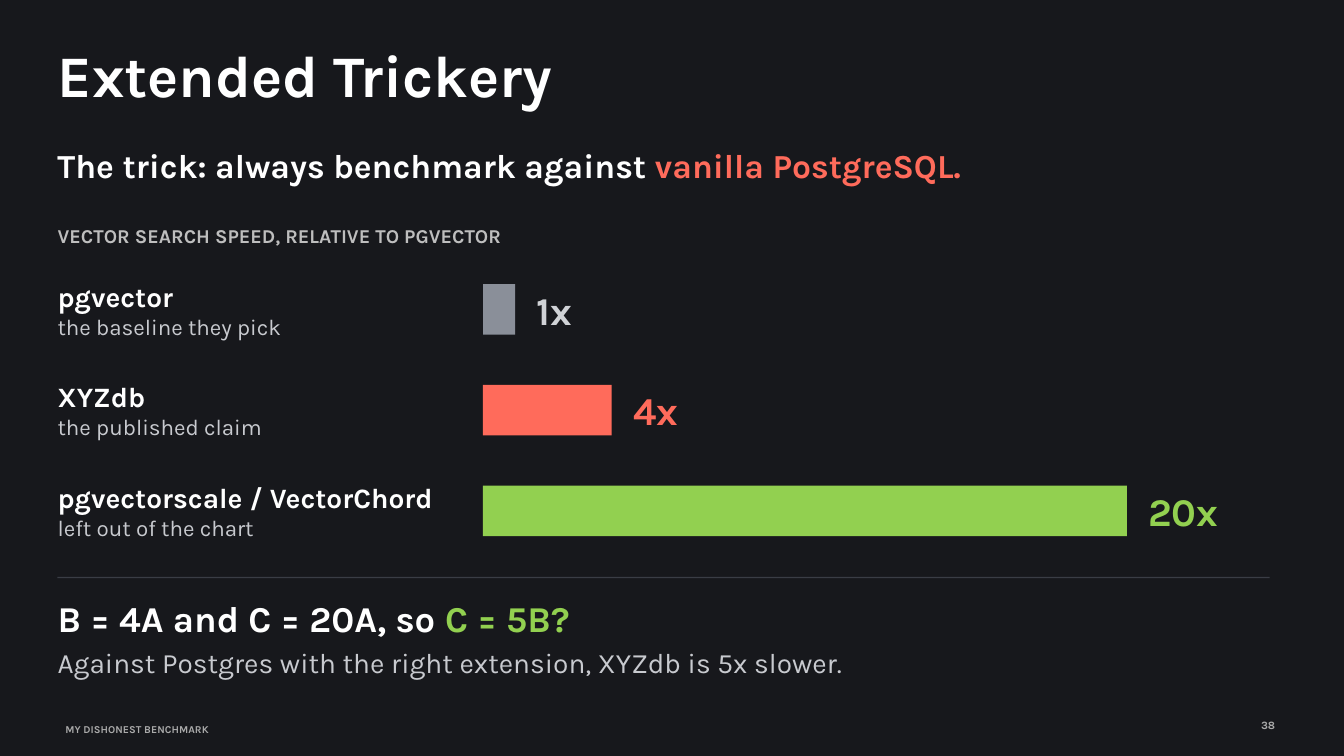
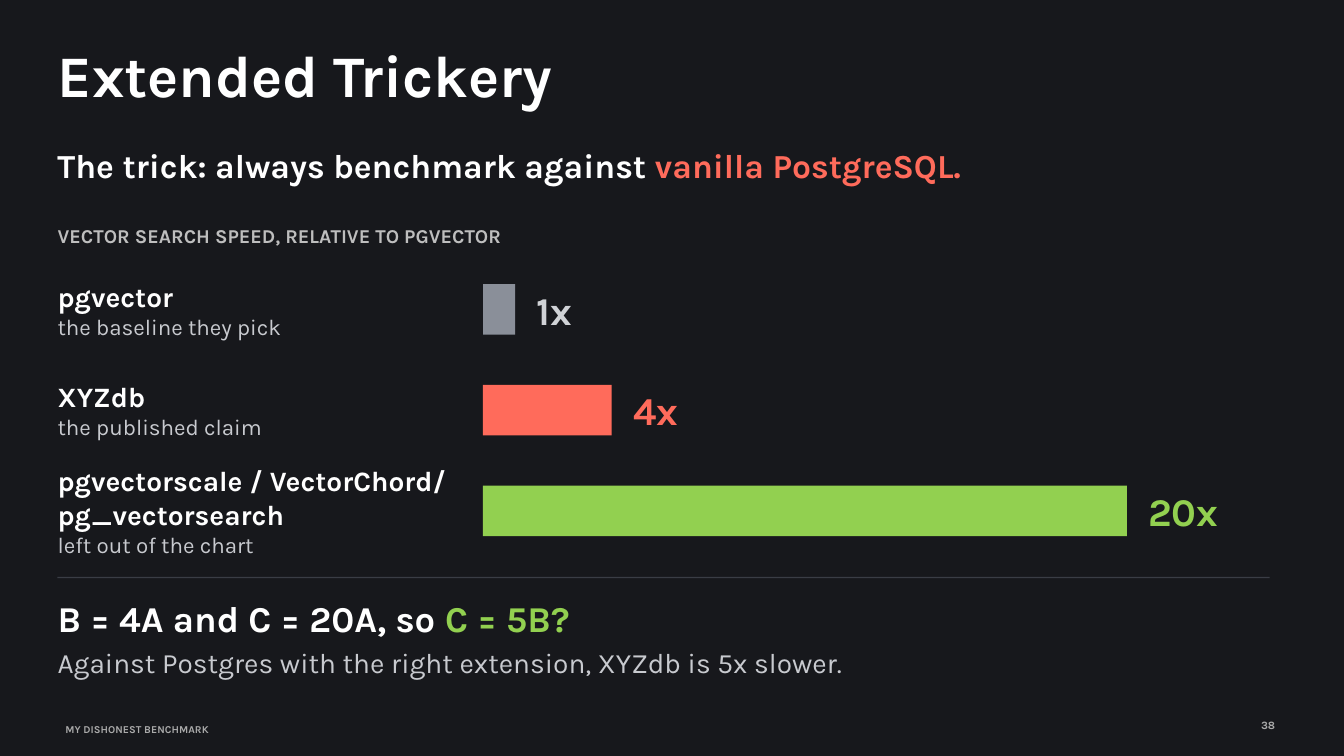
Before and after one commit to secp256k1-sha256/talks_and_blogs, a slide deck: slide 50 of dishonest_benchmark/My_Dishonest_Benchmark.pptx (slide 46 before the commit). Drawn at 1344x756 pixels with LibreOffice and Linux fonts; fonts in the diff are those of the drawing. Boxes give left, top, right and bottom in pixels: in the first picture for what was removed or moved away, otherwise in the second. Text is boxed around its words. In the diff, an @@ line names an element or a change of style, - is before the commit and + after.

Commit message:
latest slides v3

```diff
--- a/dishonest_benchmark/My_Dishonest_Benchmark.pptx
+++ b/dishonest_benchmark/My_Dishonest_Benchmark.pptx
@@ text at (58,470,446,532): text changed @@
-pgvectorscale / VectorChord
+pgvectorscale / VectorChord/ pg_vectorsearch
```
Also in this commit, not shown: 1 other slide changed, 5 slides added, 1 other file.
